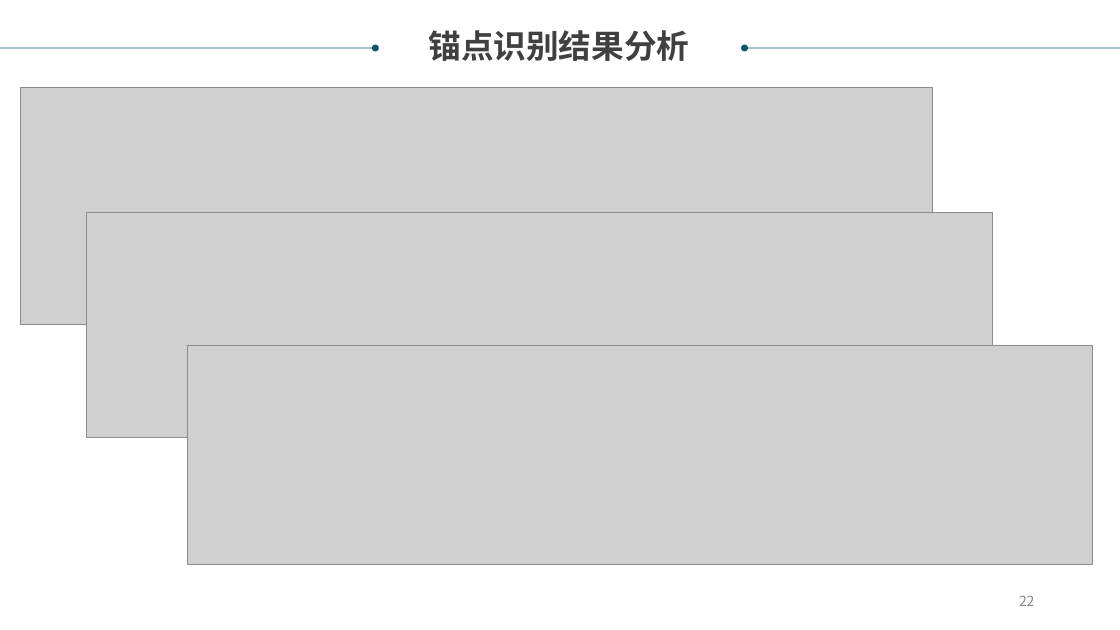
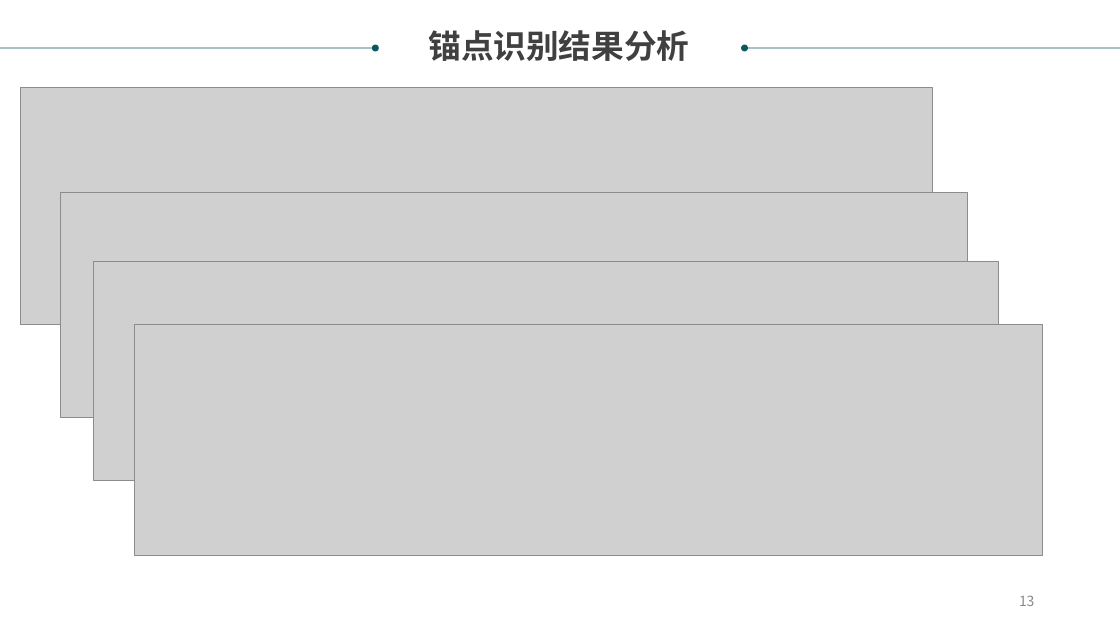
Before and after one commit to xiabo0816/PatTransErrorDetect, a slide deck: slide 13 of documents/翻译锚点识别项目.ppt (slide 22 before the commit). Drawn at 1120x630 pixels with LibreOffice and Linux fonts; fonts in the diff are those of the drawing; grey boxes stand for pictures. Boxes give left, top, right and bottom in pixels: in the first picture for what was removed or moved away, otherwise in the second. Text is boxed around its words. In the diff, an @@ line names an element or a change of style, - is before the commit and + after.

```diff
--- a/documents/翻译锚点识别项目.ppt
+++ b/documents/翻译锚点识别项目.ppt
@@ picture: place and size @@
-picture at [86, 212, 992, 437]
+picture at [60, 192, 966, 418]
@@ picture added at [93, 261, 997, 479] @@
@@ picture: place and size @@
-picture at [187, 345, 1091, 563]
+picture at [134, 324, 1042, 555]
@@ page number at [1019, 595, 1034, 606]: text changed @@
-22
+13
```
Also in this commit, not shown: 7 other slides changed, 7 slides removed, 10 other files.
